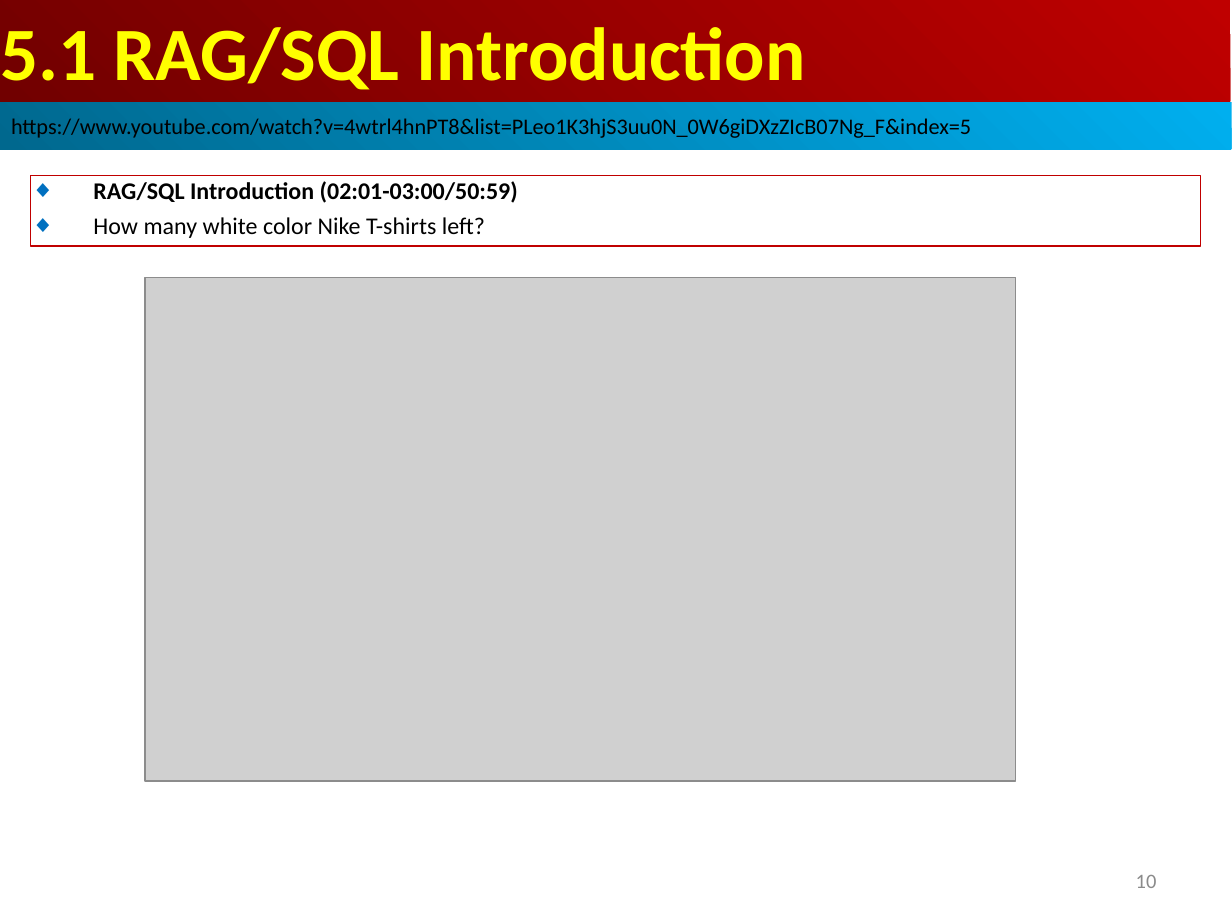
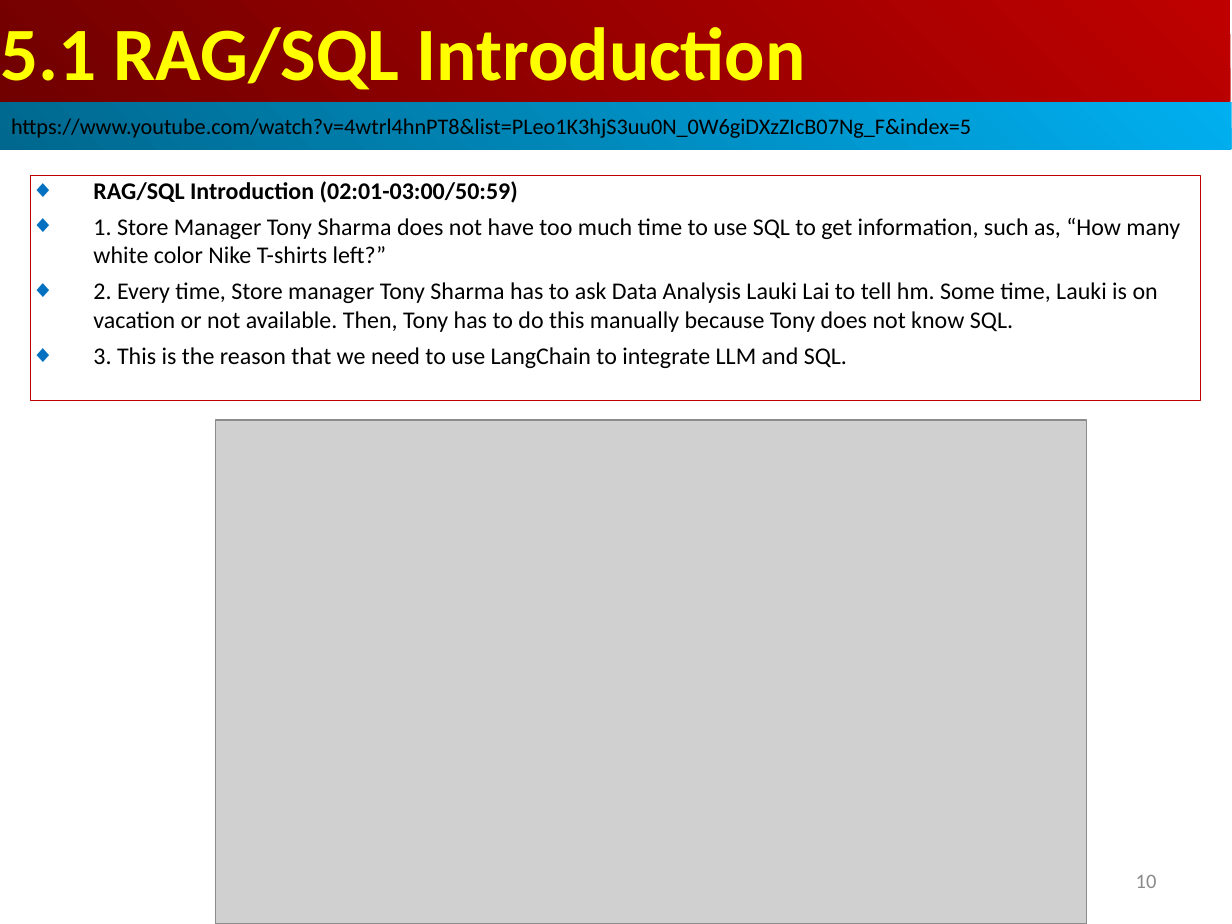
Before and after one commit to peterhchen/AIU_CS515_LLM, a slide deck: slide 10 of 810_LangChain_CB/005_RAG_SQL_App/001_Video/05.00_03_RAG_SQL.ppt. Drawn at 1232x924 pixels with LibreOffice and Linux fonts; fonts in the diff are those of the drawing; grey boxes stand for pictures. Boxes give left, top, right and bottom in pixels: in the first picture for what was removed or moved away, otherwise in the second. Text is boxed around its words. In the diff, an @@ line names an element or a change of style, - is before the commit and + after.

```diff
--- a/810_LangChain_CB/005_RAG_SQL_App/001_Video/05.00_03_RAG_SQL.ppt
+++ b/810_LangChain_CB/005_RAG_SQL_App/001_Video/05.00_03_RAG_SQL.ppt
@@ rectangle removed at bbox=[31, 175, 1201, 245] @@
-◆ RAG/SQL Introduction (02:01-03:00/50:59)
-◆ How many white color Nike T-shirts left?
@@ rectangle added at bbox=[31, 175, 1201, 400], outline #C00000 0.74 pt, 14 pt, text #000000 @@
+◆ RAG/SQL Introduction (02:01-03:00/50:59)
+◆ 1. Store Manager Tony Sharma does not have too much time to use SQL to get information, such as, “How many white color Nike T-shirts left?”
+◆ 2. Every time, Store manager Tony Sharma has to ask Data Analysis Lauki Lai to tell hm. Some time, Lauki is on vacation or not available. Then, Tony has to do this manually because Tony does not know SQL.
+◆ 3. This is the reason that we need to use LangChain to integrate LLM and SQL.
@@ picture: place and size @@
-picture at bbox=[145, 277, 1016, 781]
+picture at bbox=[216, 420, 1087, 924]
```
Also in this commit, not shown: 9 other slides changed, 5 slides added.
